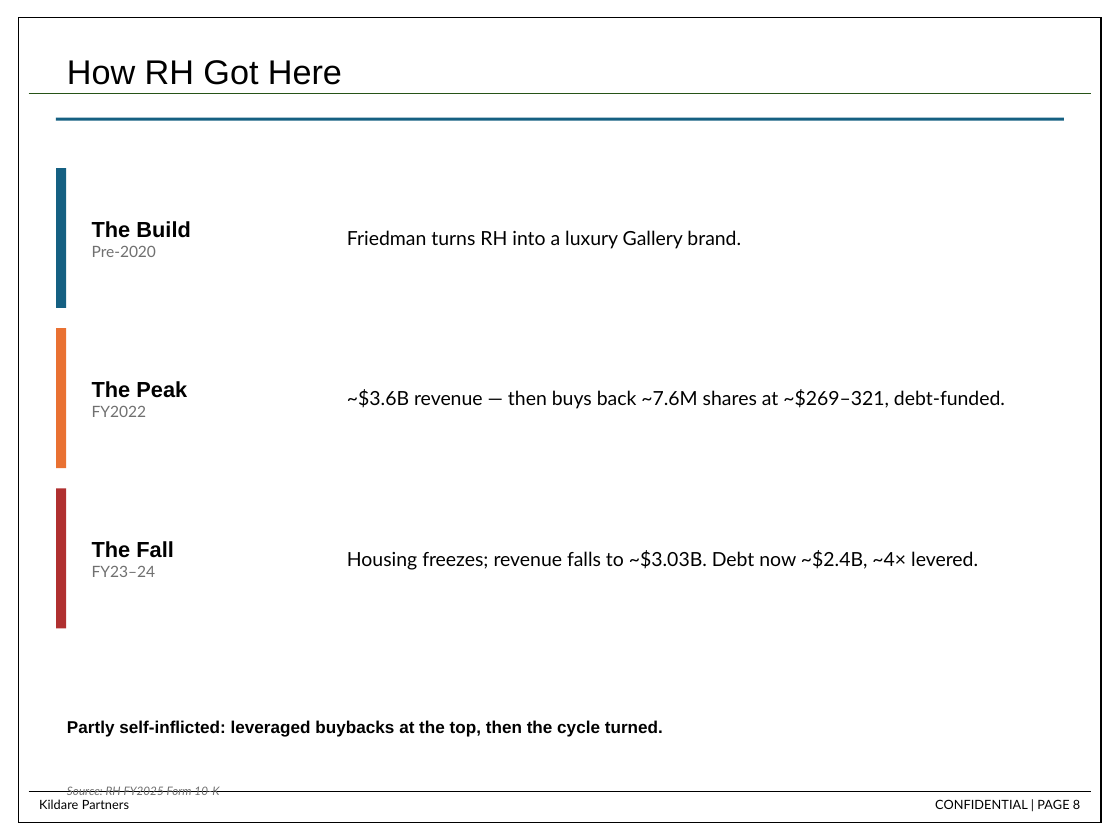
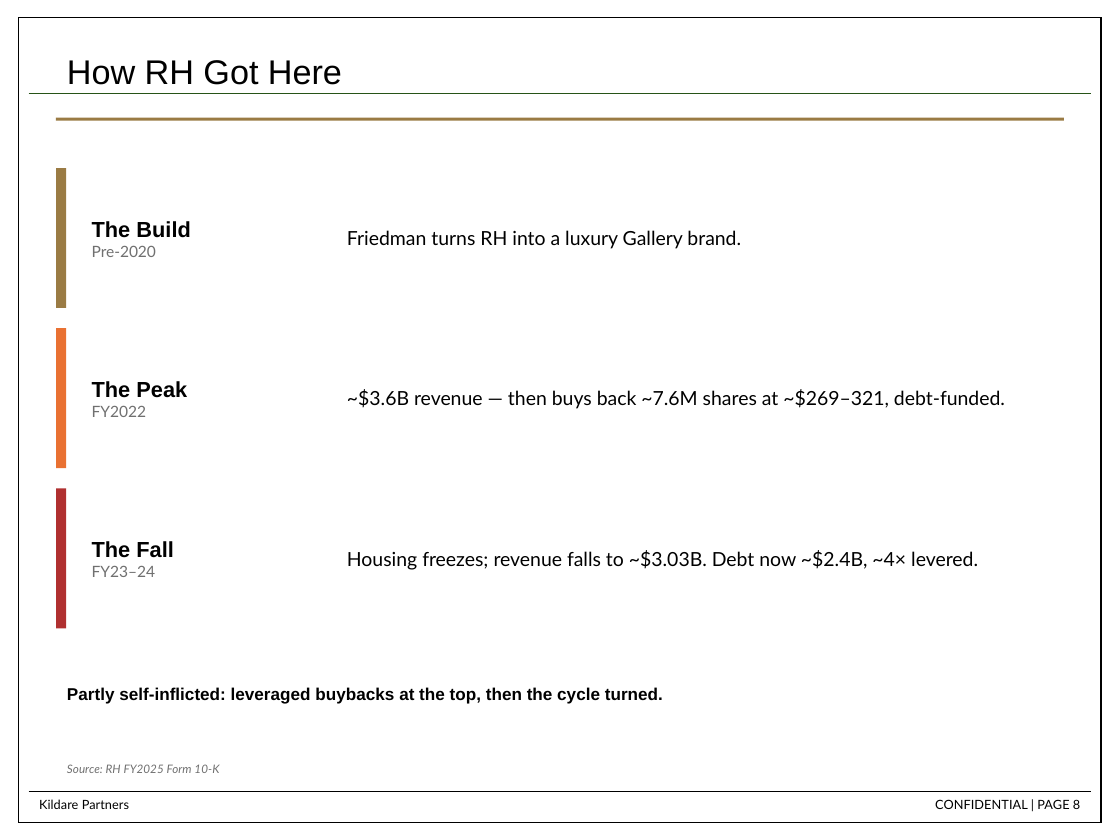
Before and after one commit to dchen88888/Nike-Stock-Pitch, a slide deck: slide 8 of RH_Stock_Pitch_updated.pptx. Drawn at 1120x840 pixels with LibreOffice and Linux fonts; fonts in the diff are those of the drawing. Boxes give left, top, right and bottom in pixels: in the first picture for what was removed or moved away, otherwise in the second. Text is boxed around its words. In the diff, an @@ line names an element or a change of style, - is before the commit and + after.

```diff
--- a/RH_Stock_Pitch_updated.pptx
+++ b/RH_Stock_Pitch_updated.pptx
@@ rectangle at box(56, 118, 1064, 121): fill #156082 to #9A7B44 @@
@@ rectangle at box(56, 168, 66, 308): fill #156082 to #9A7B44 @@
@@ text "Partly self-inflicted: leveraged buybacks at ...": place and size @@
-text "Partly self-inflicted: leveraged buybacks at ..." at box(67, 720, 663, 737)
+text "Partly self-inflicted: leveraged buybacks at ..." at box(67, 687, 663, 704)
@@ text "Source: RH FY2025 Form 10-K": place and size @@
-text "Source: RH FY2025 Form 10-K" at box(67, 786, 219, 795)
+text "Source: RH FY2025 Form 10-K" at box(67, 764, 219, 773)
```
Also in this commit, not shown: 17 other slides changed.
